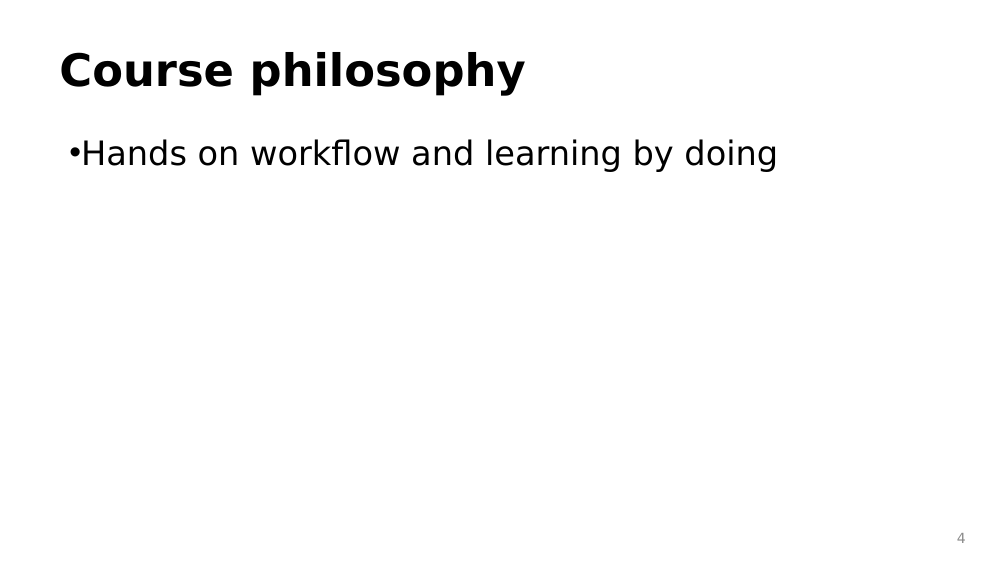
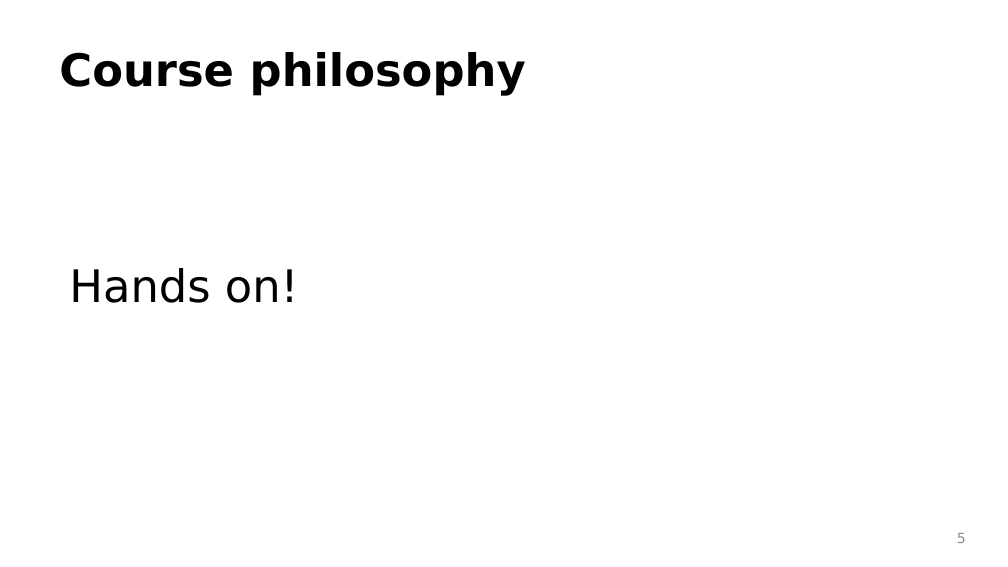
Before and after one commit to idiv-biodiversity/yDiv_building_packages_Rstudio_GitHub, a slide deck: slide 5 of introduction.pptx (slide 4 before the commit). Drawn at 1008x567 pixels with LibreOffice and Linux fonts; fonts in the diff are those of the drawing; background and template pictures are left out. Boxes give left, top, right and bottom in pixels: in the first picture for what was removed or moved away, otherwise in the second. Text is boxed around its words. In the diff, an @@ line names an element or a change of style, - is before the commit and + after.

```diff
--- a/introduction.pptx
+++ b/introduction.pptx
@@ text at [69, 268, 299, 303]: text changed; size 24 to 32 pt @@
-• Hands on workflow and learning by doing
+Hands on!
@@ page number at [957, 533, 966, 543]: text changed @@
-4
+5
```
Also in this commit, not shown: 5 other slides changed, 2 slides added, 3 slides removed, 5 other files.
